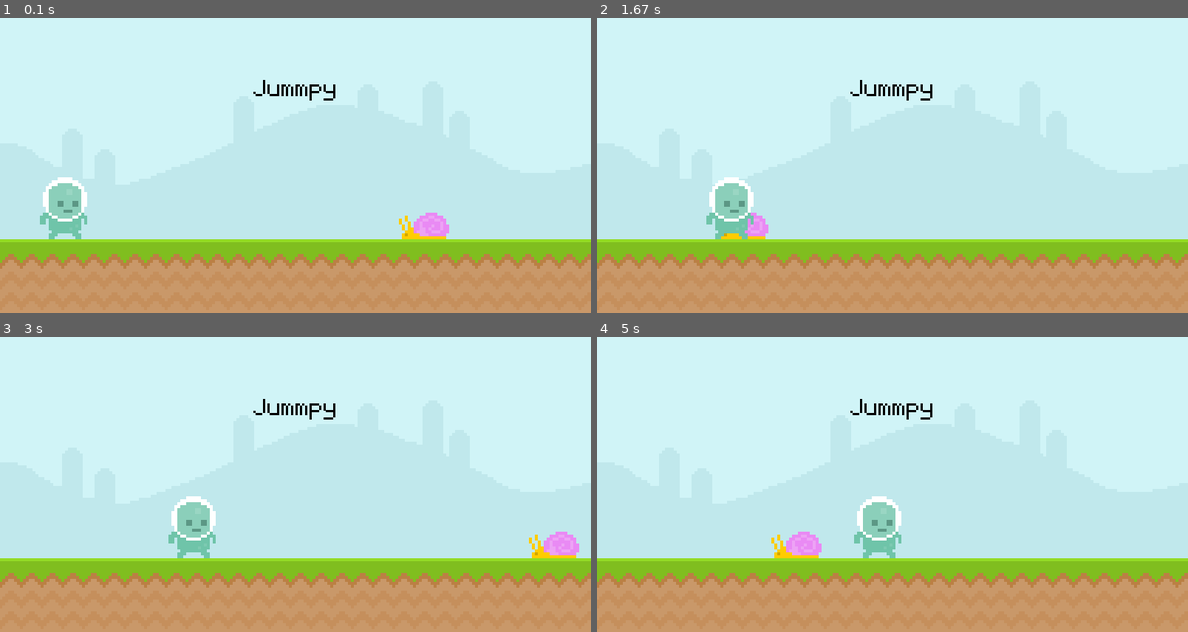
Above: before the commit, frames 1-4 (two rows, left to right).
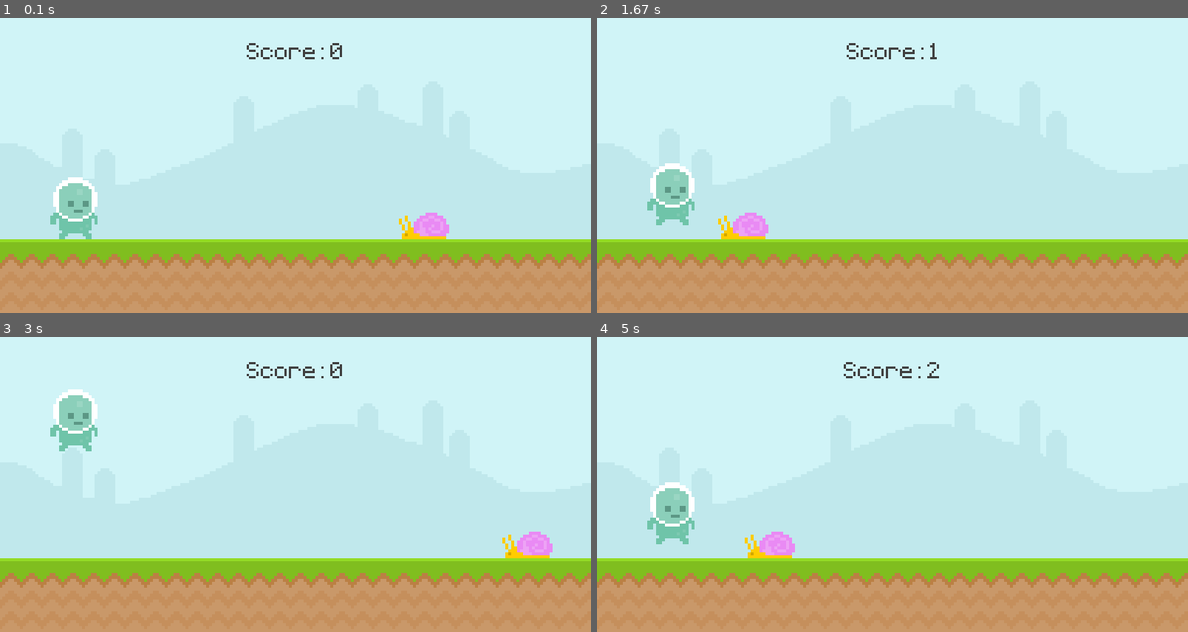
Above: after the commit, the same moments.

Repository: Clicxl/Pygame_Notes
Game: pygame game, started from main.py
Same seed, same stepped clock (60 frames per second), same inputs: the game is played once before the commit and once after it.
Inputs (mouse positions are in pixels of both pictures, inside the frame that each line leads up to):
- Up to frame 1 (0.1 s): no input
- Up to frame 2 (1.67 s): press the mouse at (667, 206) at 0.37 s; move the mouse to (768, 147) at 0.47 s; release the mouse at (868, 85) at 0.6 s; tap Space at 0.67 s; press the mouse at (667, 206) at 1.03 s; move the mouse to (721, 162) at 1.13 s; release the mouse at (768, 118) at 1.27 s
- Up to frame 3 (3 s): press the mouse at (70, 525) at 1.87 s; move the mouse to (277, 463) at 1.97 s; release the mouse at (484, 401) at 2.1 s; tap Space at 2.5, 2.83 s
- Up to frame 4 (5 s): move the mouse to (1063, 508) at 3.2 s; tap Space at 3.23, 3.53, 4.73 s; click (768, 496) at 3.72 s; press the mouse at (768, 496) at 4.03 s; move the mouse to (880, 493) at 4.13 s; release the mouse at (998, 490) at 4.27 s; press the mouse at (667, 525) at 4.37 s; move the mouse to (685, 511) at 4.47 s; release the mouse at (703, 496) at 4.6 s; click (998, 528) at 4.75 s

The runs differ from the first frame. In frame 1, 1.6% of the frame differs, in the area x 6-58%, y 8-75%; in frame 2, 3.0%; in frame 3, 3.9%, in the area x 8-98%, y 8-75%; in frame 4, 3.9%.

Commit message:
Second Commit

Diff:
--- a/main.py
+++ b/main.py
@@ -1,6 +1,12 @@
 import pygame
 from sys import exit
 
+def dis_score():
+  cur_time =  int(pygame.time.get_ticks()/1000) - start_time
+  score_surf = Tfont.render(f'Score: {cur_time}',False,(64,64,64))
+  score_rect = score_surf.get_rect(center=(400,50))
+  screen.blit(score_surf,score_rect)
+  return cur_time
 # Initializes pygame to do different types of works like pictures sound etc
 pygame.init() # Should always call it
 
@@ -12,7 +18,9 @@
 clock = pygame.time.Clock()
 #Font (Creates a font)
 Tfont = pygame.font.Font('Font/pixeltype.ttf',50) #(<font_type>,size)
-
+game_state = True
+start_time = 0
+score = 0
 
 #Creating a basic surface to display on the main screen
 #Plain Colour
@@ -24,17 +32,25 @@
 ground_surface = pygame.image.load('Graphics/ground.png').convert_alpha()
 
 #Text
-text_surface  = Tfont.render('Jummpy',False,'Black') #(<Text to display>,anti aliasing ,colour)
+# text_surface  = Tfont.render('Score',False,(64,64,64)) #(<Text to display>,anti aliasing ,colour)
 #Anti aliasing smooths the text (not for pixel arts)
-text_rect = text_surface.get_rect(center=(400,100))
+# text_rect = text_surface.get_rect(center=(400,50))
+
 
 #Animation and other things
 snail_surface = pygame.image.load('Graphics/snail/snail1.png').convert_alpha()
 snail_rect = snail_surface.get_rect(midbottom=(600,300))
 #Rectangle (Helps positioning stuff precisely also help in detect collision)
 player_sruf = pygame.image.load('Graphics/Player/player_walk_1.png').convert_alpha()
-player_rec = player_sruf.get_rect(midbottom=(80,300)) #takes the surface and creates it into a rectangle Syntax: (<place> =(x,y))
-
+player_rec = player_sruf.get_rect(midbottom=(100,300)) #takes the surface and creates it into a rectangle Syntax: (<place> =(x,y))
+player_grav = 0
+player_end = pygame.image.load('Graphics/Player/player_stand.png').convert_alpha()
+player_end = pygame.transform.rotozoom(player_end,0,2) #(surface,angle,size)
+playend_rect = player_end.get_rect(center=(400,200))
+Game_over = Tfont.render("Game Over",False,(111,196,196))
+game_over_rect = Game_over.get_rect(center=(400,80))
+play_again = Tfont.render("Press Space to Start",False,(111,196,196))
+play_again_rect = play_again.get_rect(center=(400,350))
 
 
 
@@ -47,29 +63,77 @@
     if event.type == pygame.QUIT: #QUIT is a constant
       pygame.QUIT #you cannot use pygame.quit() because it quites pygame and dosent allow update statement to run
       exit()
+    # Gravity  eff
+    if game_state == True:
+      if event.type == pygame.MOUSEBUTTONDOWN and player_rec.bottom == 300:
+        if player_rec.collidepoint(event.pos):
+          player_grav = -20
+      if event.type == pygame.KEYDOWN:
+        if event.key == pygame.K_SPACE and player_rec.bottom == 300:
+          player_grav = -20
+    else:
+      if event.type == pygame.KEYDOWN and  event.key == pygame.K_SPACE:
+        game_state = True
+        snail_rect.left = 800
+        start_time = int(pygame.time.get_ticks()/1000)
+
+
     #Check for mouse button press
     # if event.type == pygame.MOUSEMOTION: #Can also use MOUSEBUTTONDOWN == True == When clicked , MOUSEBUTTONUP == True == When released
     #   if player_rec.collidepoint(event.pos):
     #     print('Perfect Collision')
 
   #Displays regular surface in main screen
-  screen.blit(sky_surface,(0,0)) #Block image transform (puts one surface on the other) Syntax : <screen_name>.blit(<sub_screen>,position)
-  screen.blit(ground_surface,(0,300)) #blit screen placing is ordered
-  screen.blit(text_surface,text_rect)
+  if game_state == True:
+    screen.blit(sky_surface,(0,0)) #Block image transform (puts one surface on the other) Syntax : <screen_name>.blit(<sub_screen>,position)
+    screen.blit(ground_surface,(0,300)) #blit screen placing is ordered
+    score = dis_score()
+    #Drawing images on the screen using rectangles
+    #Pygame.draw (Can be used to draw rect , circle , polygons etc)
+    #pygame.draw.rect(screen,'#c0e8ec',text_rect) #Syntax : (surface to display on,Colour,rect that should be drawn,optional margin or border only)
+    #pygame.draw.rect(screen,'#c0e8ec',text_rect,10)
+    #screen.blit(text_surface,text_rect)
 
-  #Increases snail_x_pos constantly
-  # snail_x_pos -= 4
-  # If snail leaves the screen and to bring it back
-  # if snail_x_pos < -50:
-  #   snail_x_pos = 800
-  snail_rect.left -= 4
-  if snail_rect.right <= 0:
-    snail_rect.left = 800
-    # it dosen't clear the previous frame so always load moving item on a background
-  screen.blit(snail_surface,snail_rect)
-  player_rec.left += 1 #Moves the rectangle
-  #print(<rect_name>.<pos>) prints the coords of the pos
-  screen.blit(player_sruf,player_rec)
+    #Drawing a line across the screen
+    #pygame.draw.line(screen,'Gold',(0,0),pygame.mouse.get_pos(),10)
+
+    # Drawing a rect with a different border and fill colour
+
+    #Increases snail_x_pos constantly
+    # snail_x_pos -= 4
+    # If snail leaves the screen and to bring it back
+    # if snail_x_pos < -50:
+    #   snail_x_pos = 800
+    snail_rect.left -= 4
+    if snail_rect.right <= 0:
+      snail_rect.left = 800
+      # it dosen't clear the previous frame so always load moving item on a background
+    screen.blit(snail_surface,snail_rect)
+    player_grav += 1
+    player_rec.y += player_grav
+    if player_rec.bottom >= 300:
+      player_rec.bottom = 300
+    #player_rec.left += 1 #Moves the rectangle
+    #print(<rect_name>.<pos>) prints the coords of the pos
+    screen.blit(player_sruf,player_rec)
+    dis_score()
+
+    if snail_rect.colliderect(player_rec):
+      game_state = False
+
+  else:
+    screen.fill((94,129,162))
+    screen.blit(player_end,playend_rect)
+
+    score_msg=Tfont.render(f'Your Score: {score}',False,(111,196,196))
+    score_msg_rect = score_msg.get_rect(center=(400,330))
+    if score == 0:
+      screen.blit(play_again,play_again_rect)
+    else:
+      screen.blit(score_msg,score_msg_rect)
+
+    screen.blit(Game_over,game_over_rect)
+
   #Collisions
   # if player_rec.colliderect(snail_rect):
   #   print('Collision') # Check every frame if there is collision not for health based games
@@ -84,6 +148,25 @@
 # Left click == (True,False,False)
 # Middle click == (False,True,False)
 
+
+#Player
+#1) Keyboard inputs
+  # Using pygame.key.get_pressed
+  # keys = pygame.key.get_pressed() #shows a list of keys press 0 == false , 1 == true
+  # if keys[pygame.K_SPACE]:
+  #   print("Jump")
+  # using event loop
+  # if event.type == pygame.KEYUP:
+  #   if event.key == pygame.K_SPACE:
+  #     print('Jump')
+  # elif event.type == pygame.KEYDOWN:
+  #   print('Key Down')
+#2) Jump
+#3) Floor
+
+#Game Over Mechanics
+#Score
+#Transforming a surface
   #Draw all elements
   #Updates everything
   pygame.display.update() #Update statement
